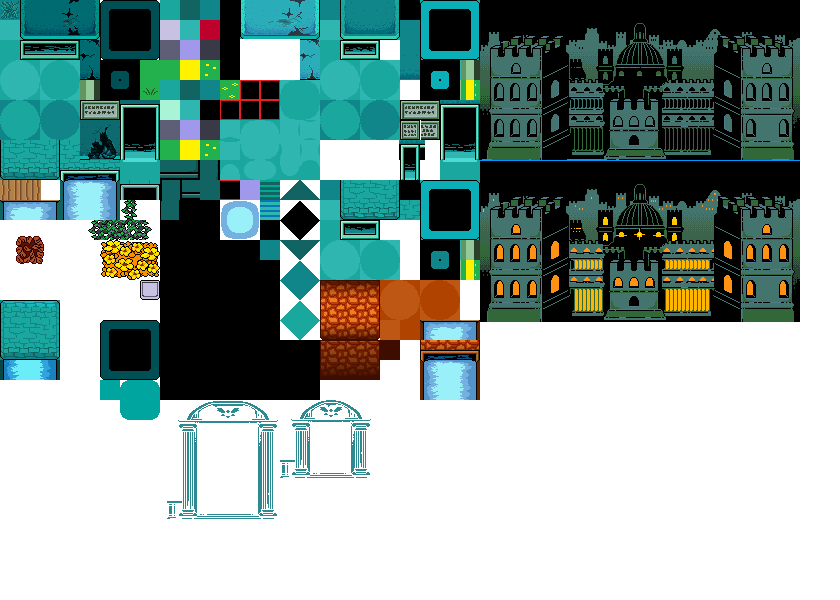
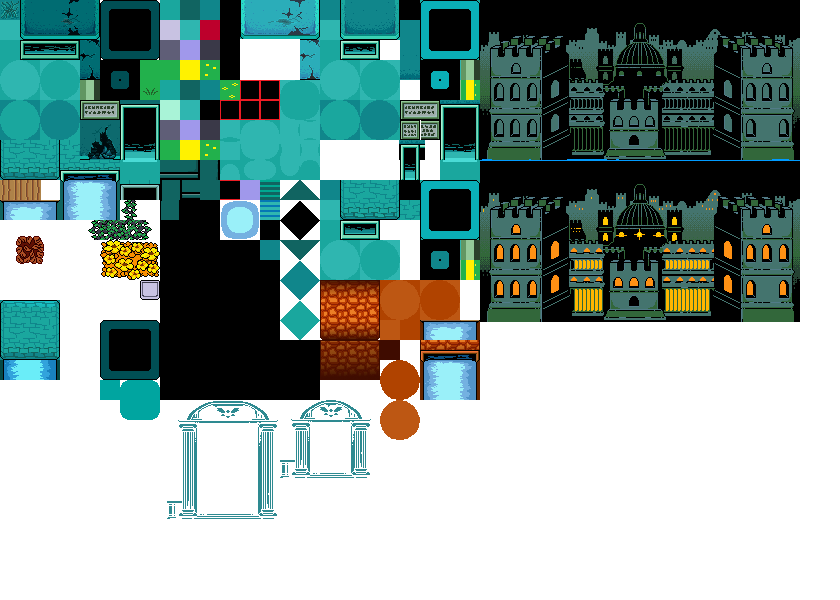
Revision of a layered (840, 600) image; what changed, layer by layer:
painted on "ruinas.png" over [380, 360, 420, 440]
